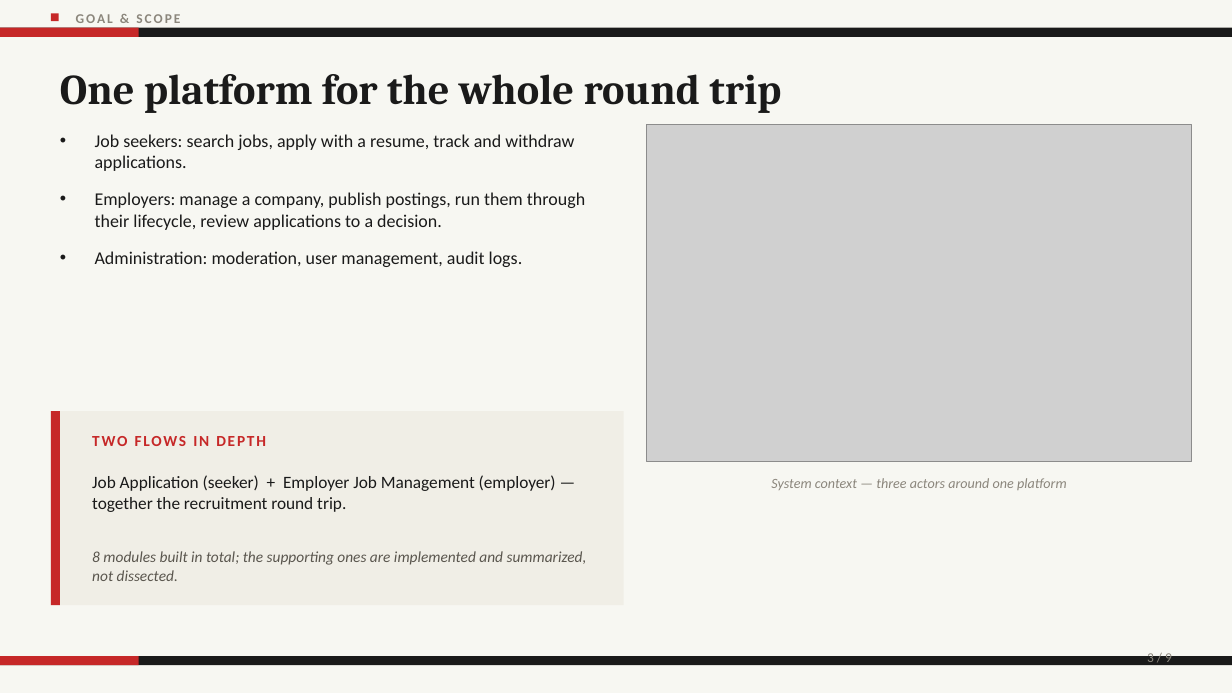
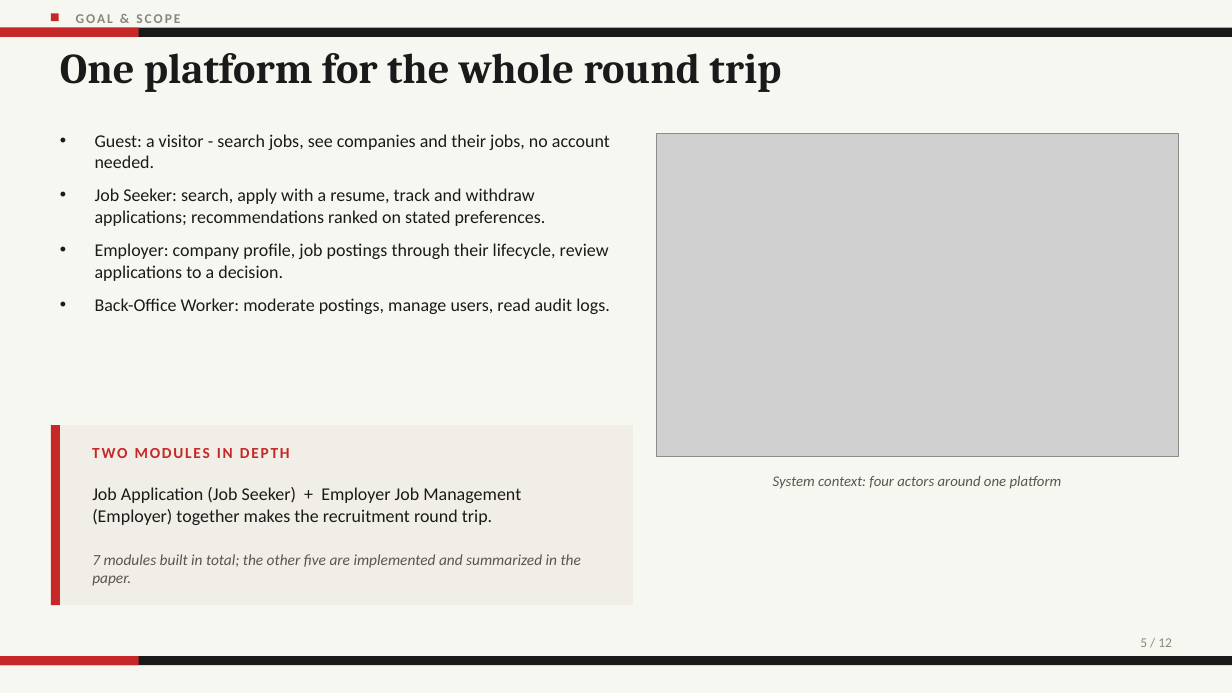
Before and after one commit to SiPhung953/Bachelor-Thesis-Report, a slide deck: slide 5 of presentation/defense-deck.pptx (slide 3 before the commit). Drawn at 1232x693 pixels with LibreOffice and Linux fonts; fonts in the diff are those of the drawing; grey boxes stand for pictures. Boxes give left, top, right and bottom in pixels: in the first picture for what was removed or moved away, otherwise in the second. Text is boxed around its words. In the diff, an @@ line names an element or a change of style, - is before the commit and + after.

```diff
--- a/presentation/defense-deck.pptx
+++ b/presentation/defense-deck.pptx
@@ text "One platform for the whole ...": place and size @@
-text "One platform for the whole ..." at bbox=[60, 74, 781, 113]
+text "One platform for the whole ..." at bbox=[60, 53, 781, 92]
@@ text at bbox=[95, 134, 610, 314]: text changed @@
-• Job seekers: search jobs, apply with a resume, track and withdraw applications.
-• Employers: manage a company, publish postings, run them through their lifecycle, review applications to a decision.
-• Administration: moderation, user management, audit logs.
+• Guest: a visitor - search jobs, see companies and their jobs, no account needed.
+• Job Seeker: search, apply with a resume, track and withdraw applications; recommendations ranked on stated preferences.
+• Employer: company profile, job postings through their lifecycle, review applications to a decision.
+• Back-Office Worker: moderate postings, manage users, read audit logs.
@@ picture: place and size @@
-picture at bbox=[647, 125, 1192, 461]
+picture at bbox=[656, 134, 1178, 457]
@@ rectangle: place and size @@
-rectangle at bbox=[51, 411, 624, 605]
+rectangle at bbox=[51, 425, 633, 605]
@@ rectangle: place and size @@
-rectangle at bbox=[51, 411, 60, 605]
+rectangle at bbox=[51, 425, 60, 605]
@@ text at bbox=[92, 448, 290, 458]: text changed @@
-TWO FLOWS IN DEPTH
+TWO MODULES IN DEPTH
@@ text at bbox=[773, 475, 1062, 489]: text changed; size 11 to 11.5 pt; text colour #8B867C to #5A564E @@
-System context — three actors around one platform
+System context: four actors around one platform
@@ text at bbox=[92, 487, 521, 525]: text changed; size 13.5 to 14 pt @@
-Job Application (seeker) + Employer Job Management (employer) — together the recruitment round trip.
+Job Application (Job Seeker) + Employer Job Management (Employer) together makes the recruitment round trip.
@@ text at bbox=[92, 554, 581, 586]: text changed @@
-8 modules built in total; the supporting ones are implemented and summarized, not dissected.
+7 modules built in total; the other five are implemented and summarized in the paper.
@@ text at bbox=[1140, 638, 1172, 647]: text changed @@
-3 / 9
+5 / 12
```
Also in this commit, not shown: 4 other slides changed, 21 slides added, 4 slides removed, 7 other files.
